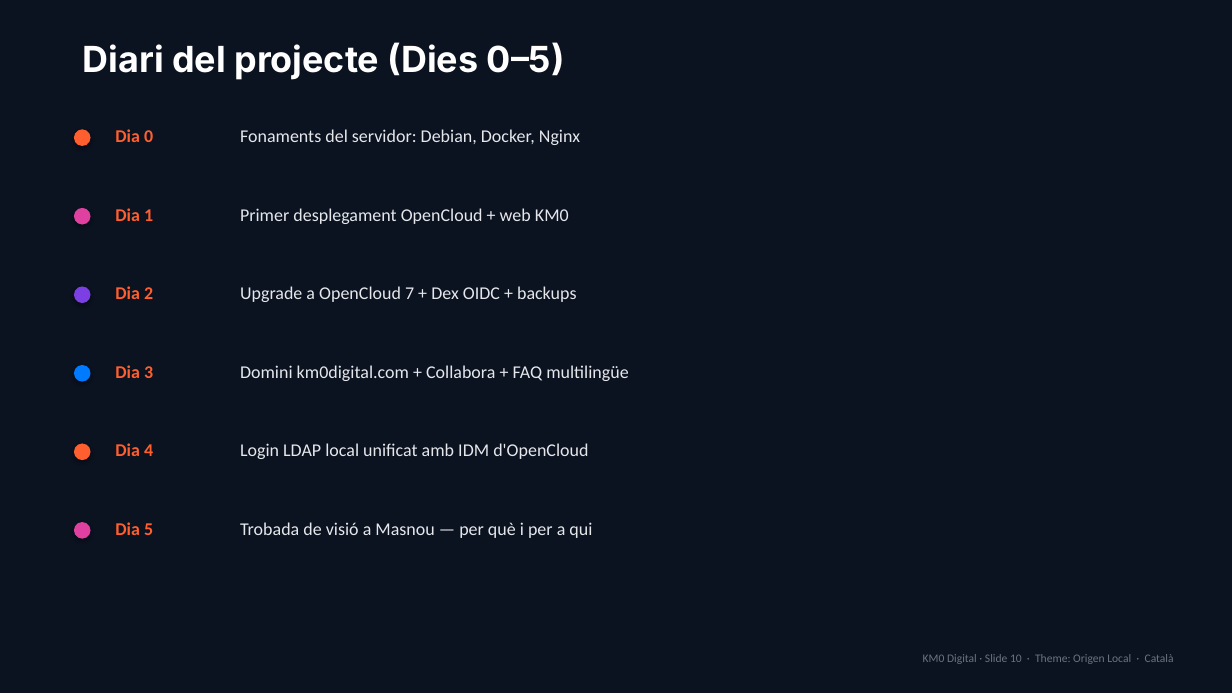
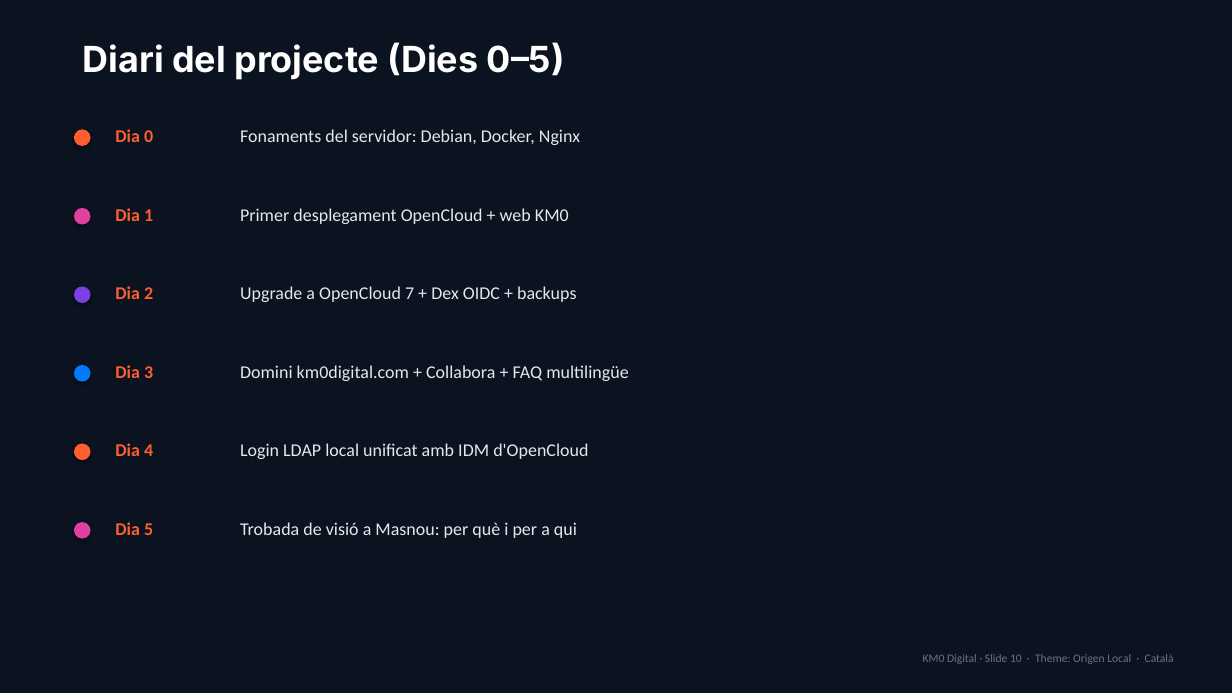
Before and after one commit to AMVARA-CONSULTING/km0-web, a slide deck: slide 10 of presentations/KM0-Origen-Local-CA.pptx. Drawn at 1232x693 pixels with LibreOffice and Linux fonts; fonts in the diff are those of the drawing. Boxes give left, top, right and bottom in pixels: in the first picture for what was removed or moved away, otherwise in the second. Text is boxed around its words. In the diff, an @@ line names an element or a change of style, - is before the commit and + after.

```diff
--- a/presentations/KM0-Origen-Local-CA.pptx
+++ b/presentations/KM0-Origen-Local-CA.pptx
@@ text at [240, 522, 577, 538]: text changed @@
-Trobada de visió a Masnou — per què i per a qui
+Trobada de visió a Masnou: per què i per a qui
```
Also in this commit, not shown: 4 other slides changed, 41 other files.
